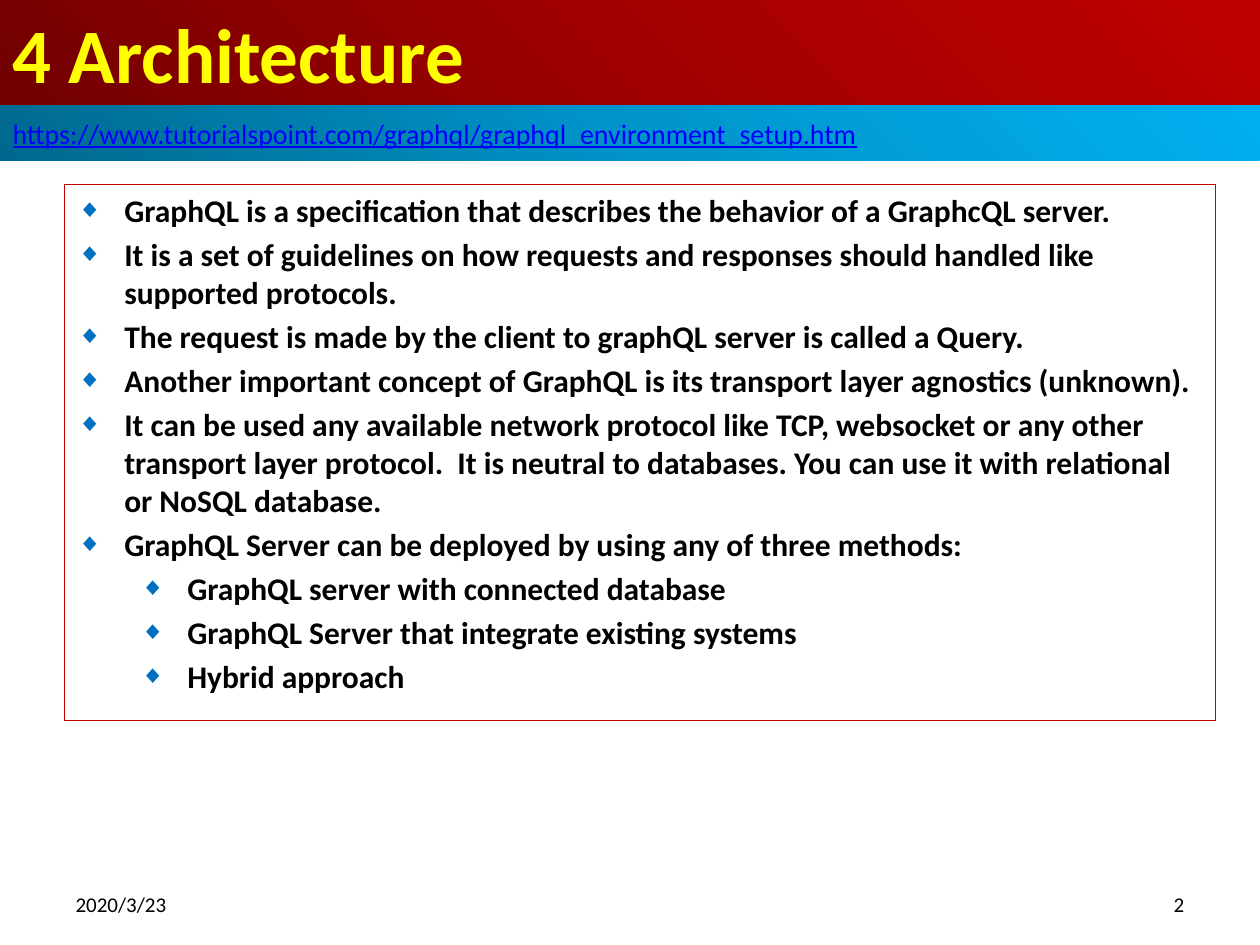
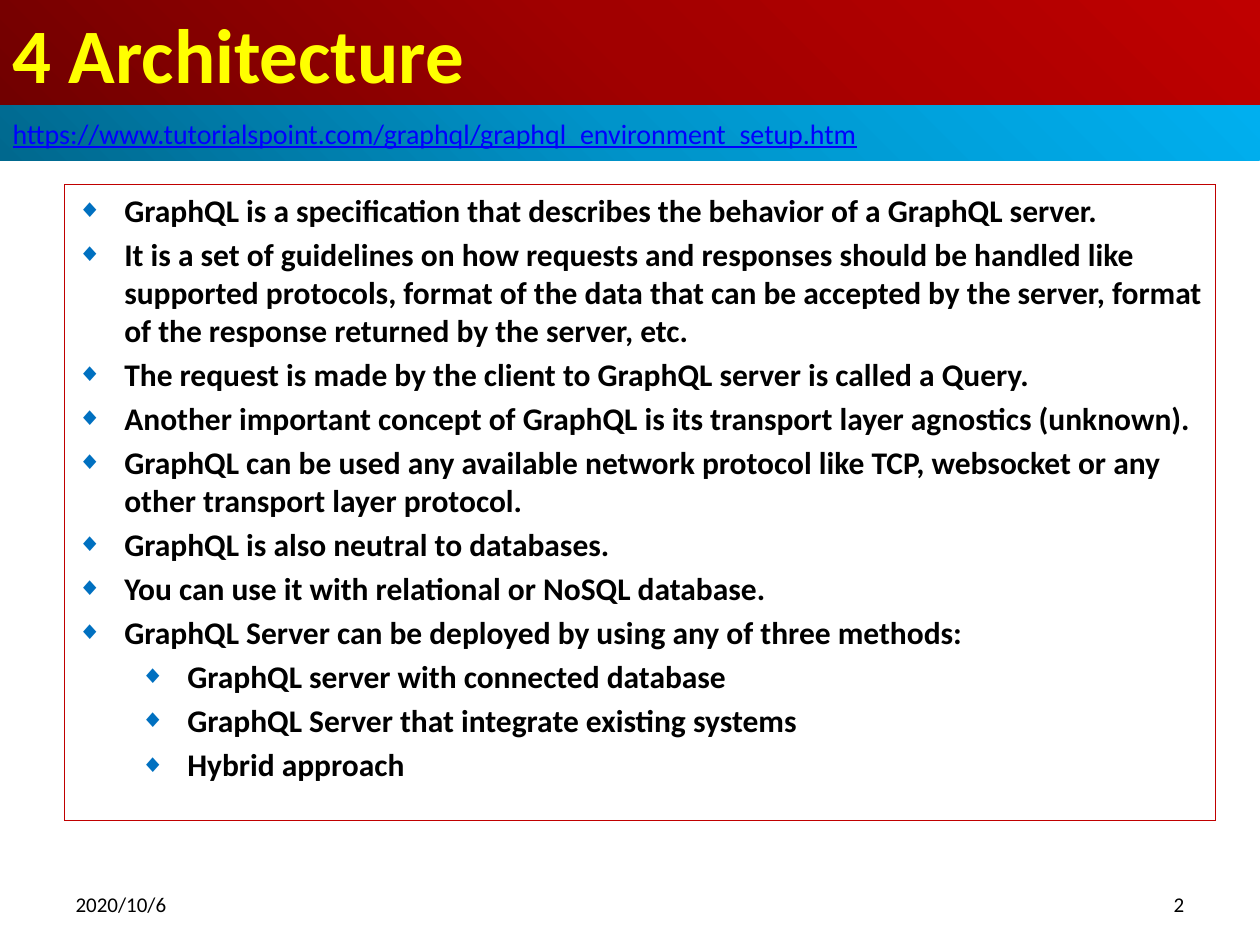
Before and after one commit to peterhchen/700_GraphQL, a slide deck: slide 2 of 04_Architecture.pptx. Drawn at 1260x945 pixels with LibreOffice and Linux fonts; fonts in the diff are those of the drawing. Boxes give left, top, right and bottom in pixels: in the first picture for what was removed or moved away, otherwise in the second. Text is boxed around its words. In the diff, an @@ line names an element or a change of style, - is before the commit and + after.

```diff
--- a/04_Architecture.pptx
+++ b/04_Architecture.pptx
@@ subtitle "GraphQL is a specification that ...": place and size @@
-subtitle "GraphQL is a specification that ..." at (64,185,1215,721)
+subtitle "GraphQL is a specification that ..." at (64,185,1215,822)
@@ subtitle at (124,200,1201,391): text changed @@
-◆ GraphQL is a specification that describes the behavior of a GraphcQL server.
-◆ It is a set of guidelines on how requests and responses should handled like supported protocols.
-◆ The request is made by the client to graphQL server is called a Query.
+◆ GraphQL is a specification that describes the behavior of a GraphQL server.
+◆ It is a set of guidelines on how requests and responses should be handled like supported protocols, format of the data that can be accepted by the server, format of the response returned by the server, etc.
+◆ The request is made by the client to GraphQL server is called a Query.
@@ subtitle at (124,452,1160,604): text changed @@
-◆ It can be used any available network protocol like TCP, websocket or any other transport layer protocol. It is neutral to databases. You can use it with relational or NoSQL database.
+◆ GraphQL can be used any available network protocol like TCP, websocket or any other transport layer protocol.
+◆ GraphQL is also neutral to databases.
+◆ You can use it with relational or NoSQL database.
@@ text at (76,897,167,913): text changed @@
-2020/3/23
+2020/10/6
```
Also in this commit, not shown: 5 other slides changed, 5 slides added.
